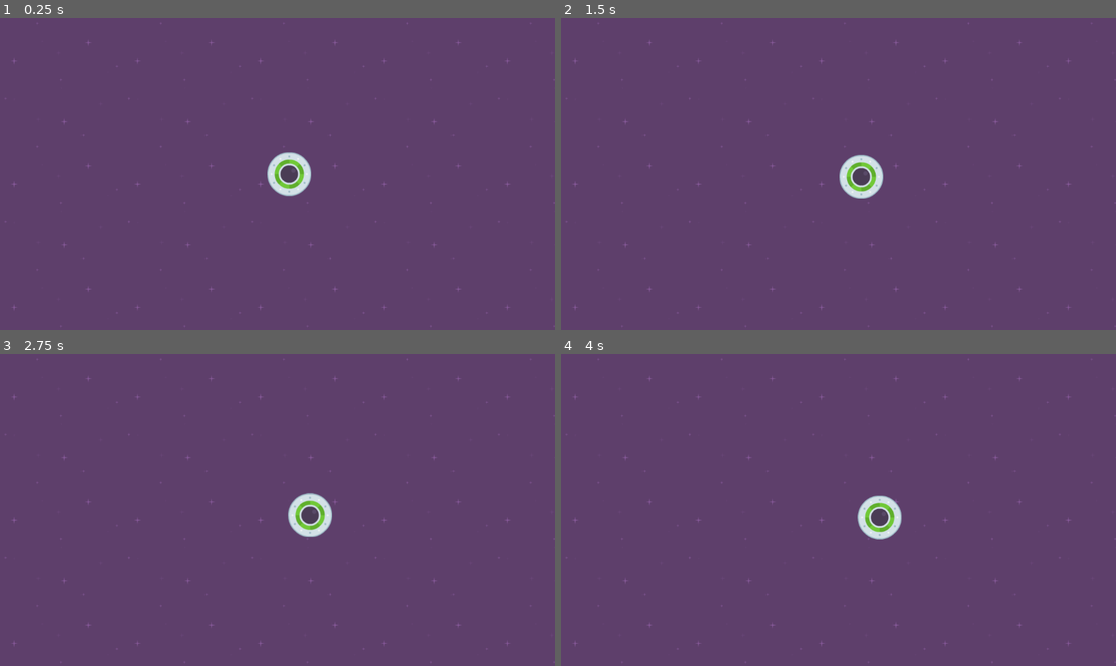
Above: before the commit, frames 1-4 (two rows, left to right).
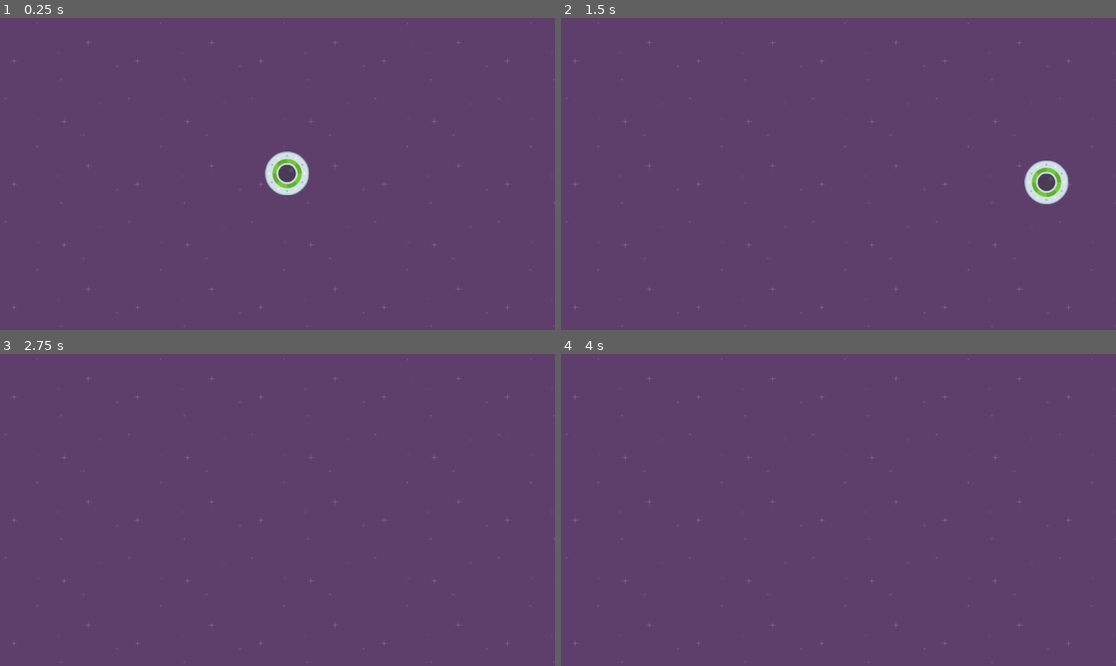
Above: after the commit, the same moments.

Repository: SchooWorkspace/udemy_godot_4_2d_course_practice
Game: Godot game, scene res://Scenes/level_1.tscn
Same seed, same stepped clock (60 frames per second), same inputs: the game is played once before the commit and once after it.
Inputs:
- Up to frame 1 (0.25 s): no input
- Up to frame 2 (1.5 s): hold D (move_right, bound only after the commit) 0.53-1.28 s; hold Down (move_down, bound only after the commit) from 1.28 s (still down)
- Up to frame 3 (2.75 s): release Down (move_down, bound only after the commit) at 2.03 s; hold D (move_right, bound only after the commit) from 2.03 s (still down)
- Up to frame 4 (4 s): release D (move_right, bound only after the commit) at 2.78 s; hold Up (move_up, bound only after the commit) 2.78-3.53 s; hold Left (move_left, bound only after the commit) from 3.53 s (still down)

The runs differ from the first frame. In frame 1, 0.5% of the frame differs, in the area x 47-57%, y 42-58%; in frame 2, 1.5%, in the area x 50-92%, y 43-60%; in frame 3, 0.8%; in frame 4, 0.8%.

Commit message:
added movement

Diff:
--- a/speedy_saucer/Scripts/player.gd
+++ b/speedy_saucer/Scripts/player.gd
@@ -1,4 +1,20 @@
 extends RigidBody2D
 
+var speed = 1000
+
 func _ready():
-	apply_impulse(Vector2(20,5))
+	# apply_impulse(Vector2(20,5))
+	pass
+
+func _process(delta):
+	pass
+
+func _physics_process(delta):
+	if Input.is_action_pressed("move_right"):
+		apply_force(Vector2(speed, 0))
+	if Input.is_action_pressed("move_left"):
+		apply_force(Vector2(-speed, 0))
+	if Input.is_action_pressed("move_down"):
+		apply_force(Vector2(0, speed))
+	if Input.is_action_pressed("move_up"):
+		apply_force(Vector2(0, -speed))
--- a/speedy_saucer/project.godot
+++ b/speedy_saucer/project.godot
@@ -14,3 +14,30 @@
 run/main_scene="res://Scenes/level_1.tscn"
 config/features=PackedStringArray("4.0", "Forward Plus")
 config/icon="res://Assets/icon.svg"
+
+[input]
+
+move_left={
+"deadzone": 0.5,
+"events": [Object(InputEventKey,"resource_local_to_scene":false,"resource_name":"","device":-1,"window_id":0,"alt_pressed":false,"shift_pressed":false,"ctrl_pressed":false,"meta_pressed":false,"pressed":false,"keycode":0,"physical_keycode":4194319,"key_label":0,"unicode":0,"echo":false,"script":null)
+, Object(InputEventKey,"resource_local_to_scene":false,"resource_name":"","device":-1,"window_id":0,"alt_pressed":false,"shift_pressed":false,"ctrl_pressed":false,"meta_pressed":false,"pressed":false,"keycode":0,"physical_keycode":65,"key_label":0,"unicode":97,"echo":false,"script":null)
+]
+}
+move_right={
+"deadzone": 0.5,
+"events": [Object(InputEventKey,"resource_local_to_scene":false,"resource_name":"","device":-1,"window_id":0,"alt_pressed":false,"shift_pressed":false,"ctrl_pressed":false,"meta_pressed":false,"pressed":false,"keycode":0,"physical_keycode":68,"key_label":0,"unicode":100,"echo":false,"script":null)
+, Object(InputEventKey,"resource_local_to_scene":false,"resource_name":"","device":-1,"window_id":0,"alt_pressed":false,"shift_pressed":false,"ctrl_pressed":false,"meta_pressed":false,"pressed":false,"keycode":0,"physical_keycode":4194321,"key_label":0,"unicode":0,"echo":false,"script":null)
+]
+}
+move_up={
+"deadzone": 0.5,
+"events": [Object(InputEventKey,"resource_local_to_scene":false,"resource_name":"","device":-1,"window_id":0,"alt_pressed":false,"shift_pressed":false,"ctrl_pressed":false,"meta_pressed":false,"pressed":false,"keycode":0,"physical_keycode":4194320,"key_label":0,"unicode":0,"echo":false,"script":null)
+, Object(InputEventKey,"resource_local_to_scene":false,"resource_name":"","device":-1,"window_id":0,"alt_pressed":false,"shift_pressed":false,"ctrl_pressed":false,"meta_pressed":false,"pressed":false,"keycode":0,"physical_keycode":87,"key_label":0,"unicode":119,"echo":false,"script":null)
+]
+}
+move_down={
+"deadzone": 0.5,
+"events": [Object(InputEventKey,"resource_local_to_scene":false,"resource_name":"","device":-1,"window_id":0,"alt_pressed":false,"shift_pressed":false,"ctrl_pressed":false,"meta_pressed":false,"pressed":false,"keycode":0,"physical_keycode":4194322,"key_label":0,"unicode":0,"echo":false,"script":null)
+, Object(InputEventKey,"resource_local_to_scene":false,"resource_name":"","device":-1,"window_id":0,"alt_pressed":false,"shift_pressed":false,"ctrl_pressed":false,"meta_pressed":false,"pressed":false,"keycode":0,"physical_keycode":83,"key_label":0,"unicode":115,"echo":false,"script":null)
+]
+}
